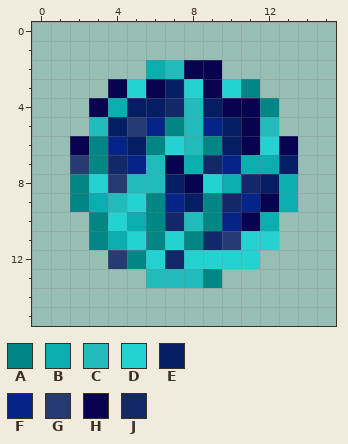
One commit to this pixel-art sprite: src/main/resources/assets/elemental_invocations/textures/entities/player/charge_water.png. The picture above was drawn from the file before the commit.
The file is 16x16 pixels.
Palette (. is transparent): A #028585  B #09aeae  C #21bbbb  D #25d2d2  E #051d63  F #042587  G #273a72  H #07034f  J #132869
Pixels before, first column x 2:
 2 ....BCHH....
 3 ..HDHEDHDA..
 4 .HBEEJCEHHA.
 5 .CEGFACFEHC.
 6 HAFEADCAEHDH
 7 GAJFCHBJFBBE
 8 ADGCCEHDBJEB
 9 ABCDAFEAJFHB
10 .ADBAJCAFHB.
11 .ABDADAJGDD.
12 ..GADJDDDD..
13 ....CCCA....
New version:
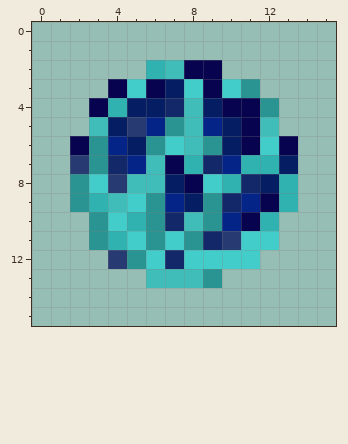
From old to new:
colour A: #028585 -> #028585bb
colour B: #09aeae -> #09aeaebb
colour C: #21bbbb -> #21bbbbbb
colour D: #25d2d2 -> #25d2d2bb
Boxes around the changes in both pictures, in picture pixels (x1, y1, x2, y2):
changed: (70, 60, 298, 288)
